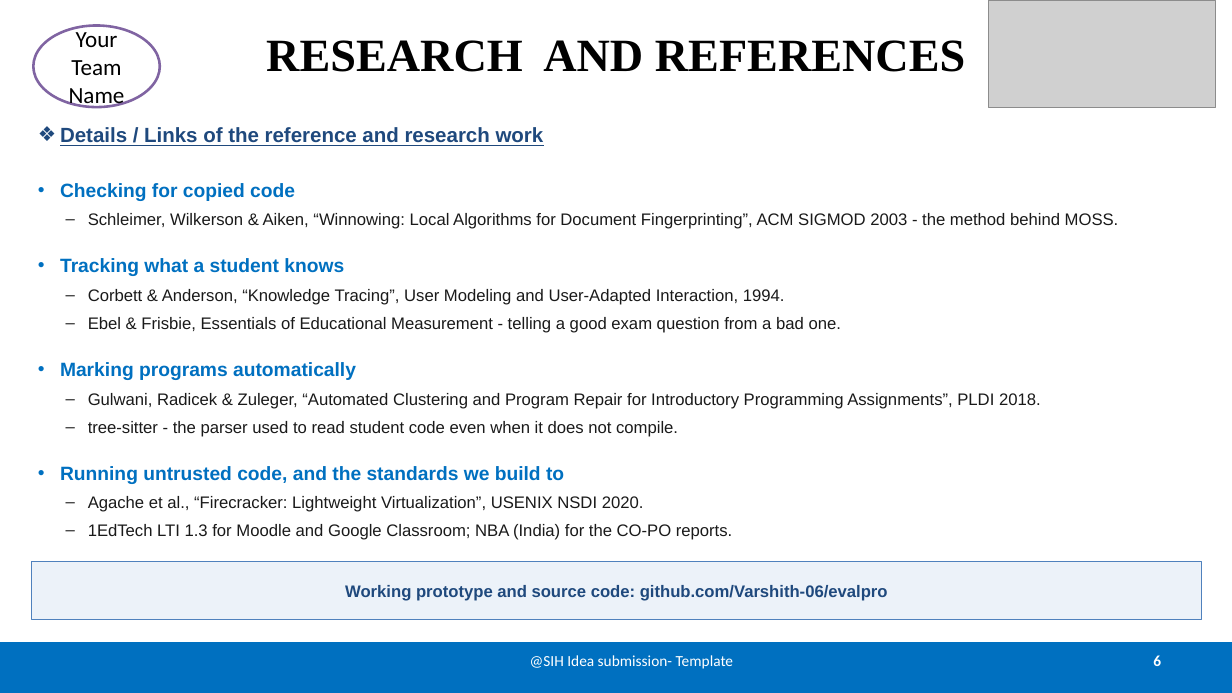
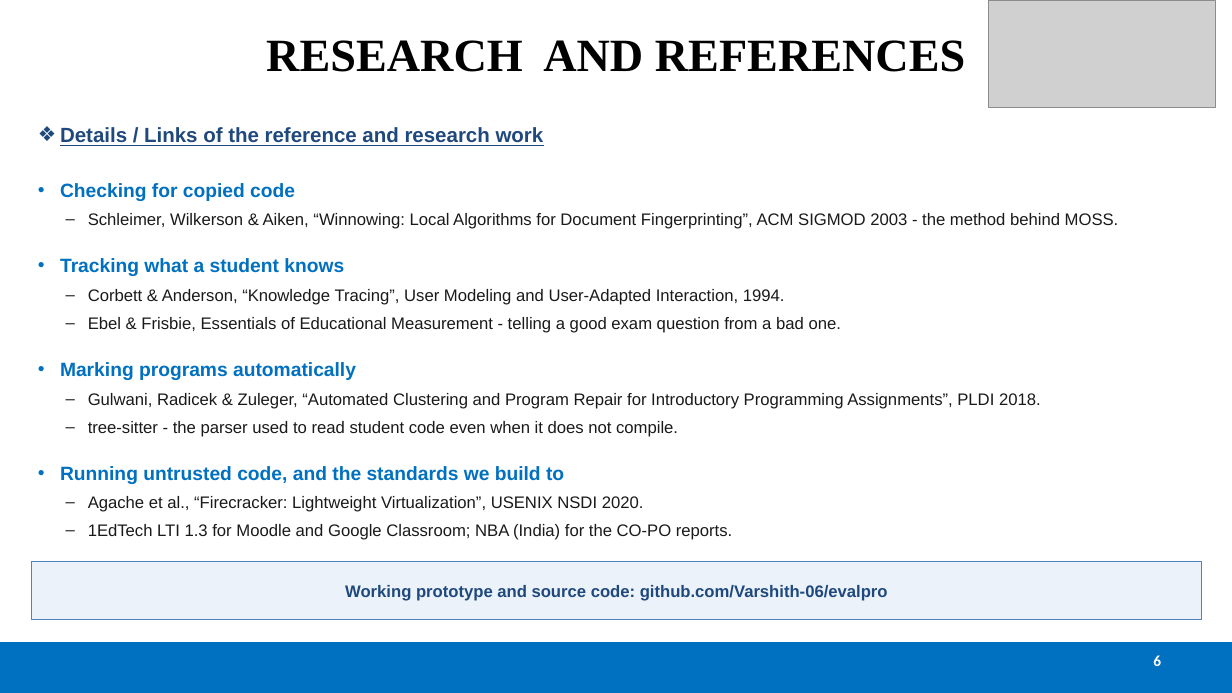
Before and after one commit to Varshith-06/evalpro, a slide deck: slide 6 of presentation/SIH2026-EvalPro-Idea-Presentation.pptx. Drawn at 1232x693 pixels with LibreOffice and Linux fonts; fonts in the diff are those of the drawing; grey boxes stand for pictures. Boxes give left, top, right and bottom in pixels: in the first picture for what was removed or moved away, otherwise in the second. Text is boxed around its words. In the diff, an @@ line names an element or a change of style, - is before the commit and + after.

```diff
--- a/presentation/SIH2026-EvalPro-Idea-Presentation.pptx
+++ b/presentation/SIH2026-EvalPro-Idea-Presentation.pptx
@@ ellipse removed at (33,26,160,107) @@
-Your Team Name
@@ text removed at (530,655,734,669) @@
-@SIH Idea submission- Template
```
Also in this commit, not shown: 5 other slides changed, 1 other file.
